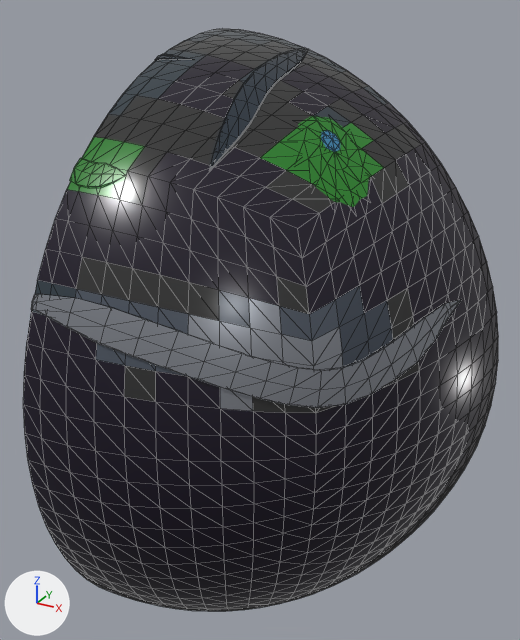
The glTF model public/models/enemies/newshu-131.glb, before and after one commit.
The view is the same before and after, from a 50 mm lens placed at (1.43, -2.8, 2.05), pointed at (-0.29, 0.34, 0.48). Lighting does not change. The marker at lower left points along +X, +Y and +Z. The picture after the commit comes second. Mesh edges are drawn as thin lines. Vertices at exactly the same position are counted once.

Names of what the first picture shows: 'newshu-131'.
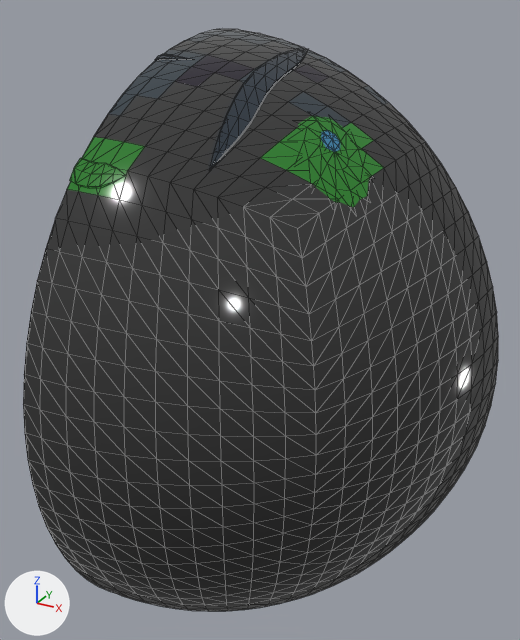
Changed parts and their boxes [x1, y1, x2, y2] in the pictures (520 x 640 px):
'newshu-131', surface changed, reshaped: [23, 29, 498, 611] in both
part 1 of me_newshu_131, deleted: before [31, 294, 462, 408]
part 2 of me_newshu_131, recoloured: [31, 280, 76, 315] in both
part 3 of me_newshu_131, recoloured: [75, 289, 339, 376] in both
part 4 of me_newshu_131, recoloured (grey to dark grey): [188, 298, 343, 411] in both
part 5 of me_newshu_131, recoloured (black to dark grey): [23, 71, 490, 611] in both
part 6 of me_newshu_131, recoloured: [289, 92, 327, 115] in both
part 7 of me_newshu_131, recoloured (greyish blue to dark grey): before [336, 285, 393, 367]; after [336, 285, 395, 379]

What the commit changed:
In material 'pal_4_assembly-newshu-129-grey' (mat_pal_4_assembly_newshu_129_grey), roughness goes from 0.18 to 0.1.
In material 'pal_82_assembly-newshu-129-grey-7' (mat_pal_82_assembly_newshu_129_grey_7), roughness goes from 0.25 to 0.12.
In material 'pal_38_assembly-newshu-129-grey-9' (mat_pal_38_assembly_newshu_129_grey_9), roughness goes from 0.25 to 0.12.
me_newshu_131 is used by ob_newshu_131; location (0.0, 0.0, 0.0).
me_newshu_131 had 912 vertices, 1796 faces and spanned x -1.0..0.84, y -0.74..1.17, z -1.91..1.91.
me_newshu_131 now has 809 vertices, 1594 faces and spans x -1.0..0.84, y -0.74..1.17, z -1.91..1.91.
me_newshu_131 part 1: the loose piece of 103 vertices spanning x -1.0..0.67, y -0.6..0.75, z 0.34..0.83 is deleted.
me_newshu_131 part 2: 4 faces spanning x -1.0..-0.77, y -0.59..-0.51, z 0.73..0.87 switch from mat_pal_102_assembly_newshu_129_grey_1 (dark blue #303c45) to mat_pal_4_assembly_newshu_129_grey (dark grey #343434).
me_newshu_131 part 3: 20 faces spanning x -0.78..0.29, y -0.6..0.06, z 0.53..0.89 switch from mat_pal_104_assembly_newshu_129_grey_2 (greyish blue #4d5561) to mat_pal_4_assembly_newshu_129_grey (dark grey #343434).
me_newshu_131 part 4: 24 faces spanning x -0.26..0.35, y -0.46..0.03, z 0.37..0.85 switch from mat_pal_107_assembly_newshu_129_grey_6 (grey #8a8e96) to mat_pal_4_assembly_newshu_129_grey (dark grey #343434).
me_newshu_131 part 5: 983 faces spanning x -1.0..0.84, y -0.74..1.17, z -1.91..1.91 switch from mat_pal_82_assembly_newshu_129_grey_7 (black #181024) to mat_pal_4_assembly_newshu_129_grey (dark grey #343434).
me_newshu_131 part 6: 2 faces spanning x -0.24..-0.09, y 0.53..0.69, z 1.54..1.64 switch from mat_pal_82_assembly_newshu_129_grey_7 (black #181024) to mat_pal_102_assembly_newshu_129_grey_1 (dark blue #303c45).
me_newshu_131 part 7: 10 faces spanning x 0.26..0.51, y -0.02..0.27, z 0.46..0.85 switch from mat_pal_103_assembly_newshu_129_grey_8 (greyish blue #414955) to mat_pal_4_assembly_newshu_129_grey (dark grey #343434).
